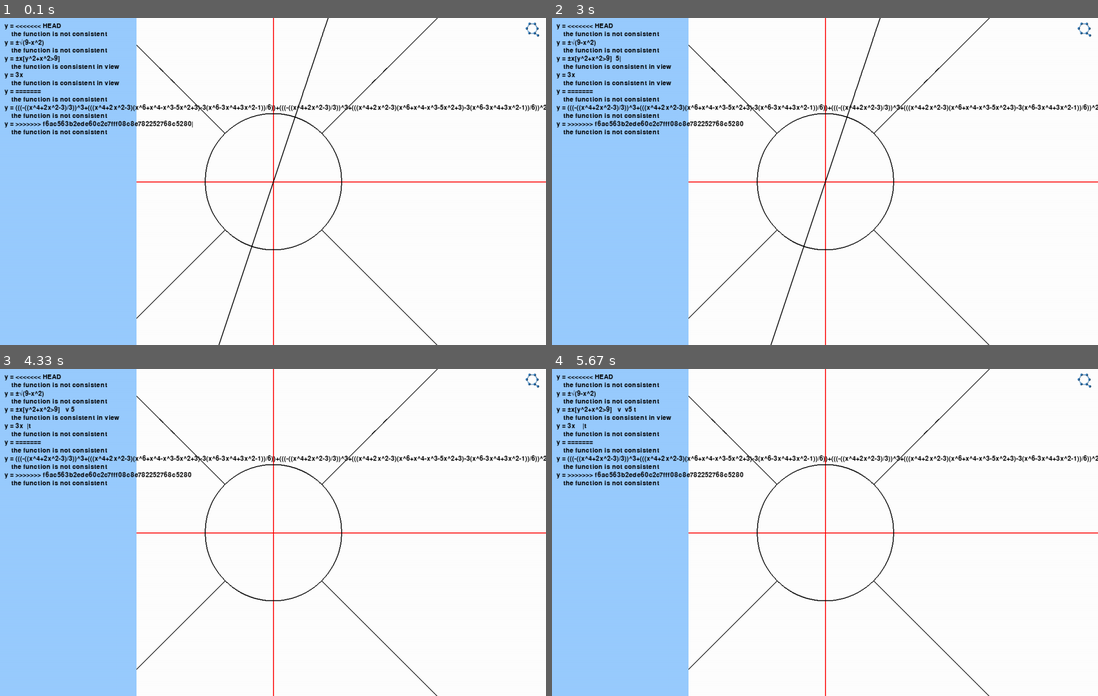
Above: before the commit, frames 1-4 (two rows, left to right).
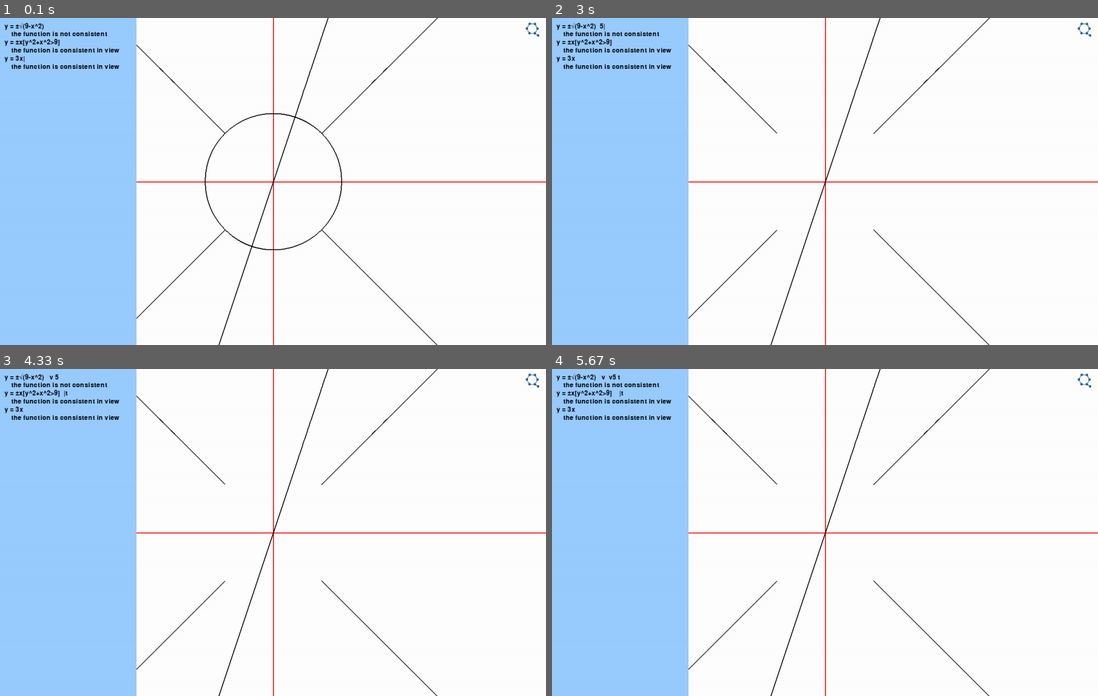
Above: after the commit, the same moments.

Repository: Quark-Games/YEquals
Game: pygame game, started from func_sim.py
The game is run twice, just before and just after one commit, with the same random seed, the same clock (stepped at 60 frames per second) and the same inputs.
Inputs (mouse positions are in pixels of both pictures, inside the frame that each line leads up to):
- Up to frame 1 (0.1 s): no input
- Up to frame 2 (3 s): tap Space at 0.33, 2.4, 2.7 s; click (1087, 24) at 0.72 s; click (830, 201) at 1.55 s; hold Up 1.83-2.3 s; hold Right 2.33-2.8 s; tap 5 at 2.83 s
- Up to frame 3 (4.33 s): hold Left 3.17-3.7 s; tap Space at 3.23, 3.53, 3.8, 4.13 s; tap V at 3.32 s; hold Down 3.73-4.03 s; tap T at 3.88 s; hold Left from 4.07 s (still down)
- Up to frame 4 (5.67 s): tap Space at 4.43, 4.57, 4.97, 5.27, 5.63 s; release Left at 4.47 s; hold Up 4.5-4.87 s; tap V at 4.65 s; hold Right 4.9-5.53 s; tap T at 5.05 s; hold Down from 5.57 s (still down)

The runs differ from the first frame. In frame 1, 2.4% of the frame differs, in the area x 0-100%, y 1-36%; in frame 2, 2.8%; in frame 3, 3.0%; in frame 4, 3.1%, in the area x 0-100%, y 0-100%.

Commit message:
compatible with multipling xxx

Diff:
--- a/func_sim.py
+++ b/func_sim.py
@@ -32,7 +32,7 @@
 
 SS_PATH = os.path.join(os.path.expanduser('~'), "Desktop", "screenshot.jpg")
 FULL_EXP = r"(?P<exp>.+)\[(?P<domain>.+)\]"
-COE_PAIR = r"[0-9|\)]x"
+COE_PAIR = r"[0-9|\)|x]x"
 
 ALTS = ((K_v, '√'),
         (K_p, 'π'),
@@ -221,8 +221,9 @@
 
         for switch in SWITCH:
             exp = exp.replace(switch[0], switch[1])
-        for pair in set(re.findall(COE_PAIR, exp)):
-            exp = exp.replace(pair, pair[0] + '*' + pair[1])
+        while re.findall(COE_PAIR, exp):
+            for pair in set(re.findall(COE_PAIR, exp)):
+                exp = exp.replace(pair, pair[0] + '*' + pair[1])
 
         if not exp_match:
             return exp
Not shown, changed: assets/data
